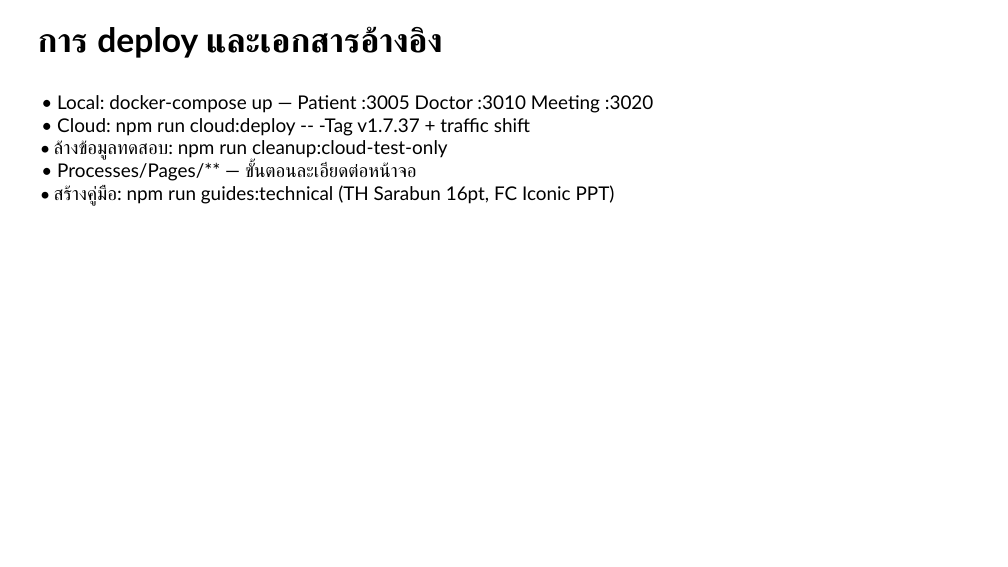
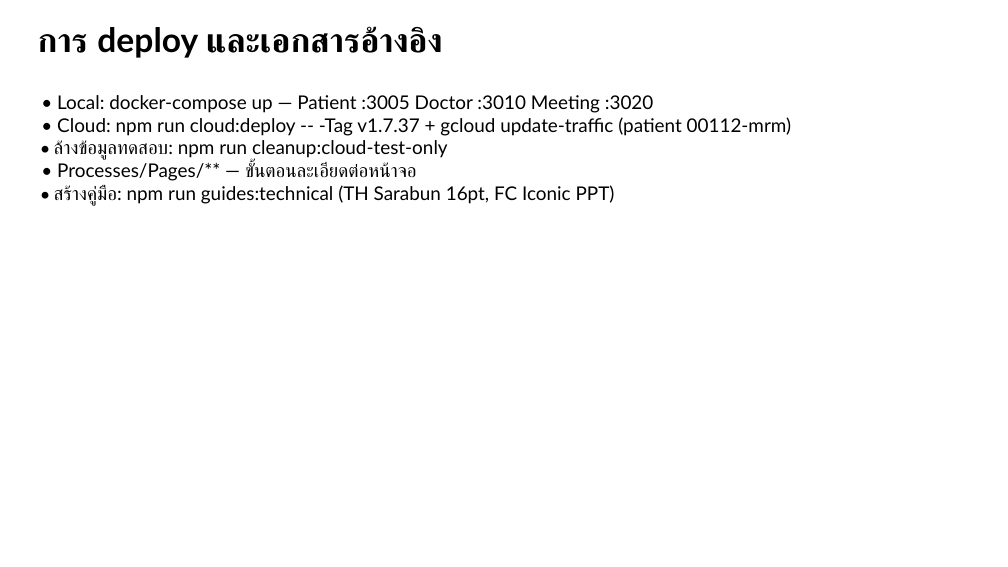
Before and after one commit to chiraleo2000/Isara-Anywhere, a slide deck: slide 16 of docs/TECHNICAL_ARCHITECTURE_PPT_TH.pptx. Drawn at 1008x567 pixels with LibreOffice and Linux fonts; fonts in the diff are those of the drawing. Boxes give left, top, right and bottom in pixels: in the first picture for what was removed or moved away, otherwise in the second. Text is boxed around its words. In the diff, an @@ line names an element or a change of style, - is before the commit and + after.

```diff
--- a/docs/TECHNICAL_ARCHITECTURE_PPT_TH.pptx
+++ b/docs/TECHNICAL_ARCHITECTURE_PPT_TH.pptx
@@ text at bbox=[57, 117, 792, 136]: text changed @@
-• Cloud: npm run cloud:deploy -- -Tag v1.7.37 + traffic shift
+• Cloud: npm run cloud:deploy -- -Tag v1.7.37 + gcloud update-traffic (patient 00112-mrm)
```
Also in this commit, not shown: 1 other slide changed, 38 other files.
